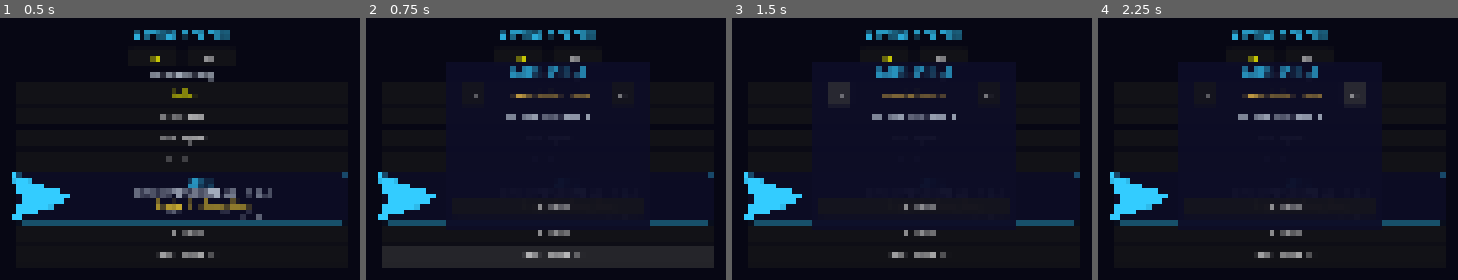
Above: before the commit, frames 1-4 (left to right).
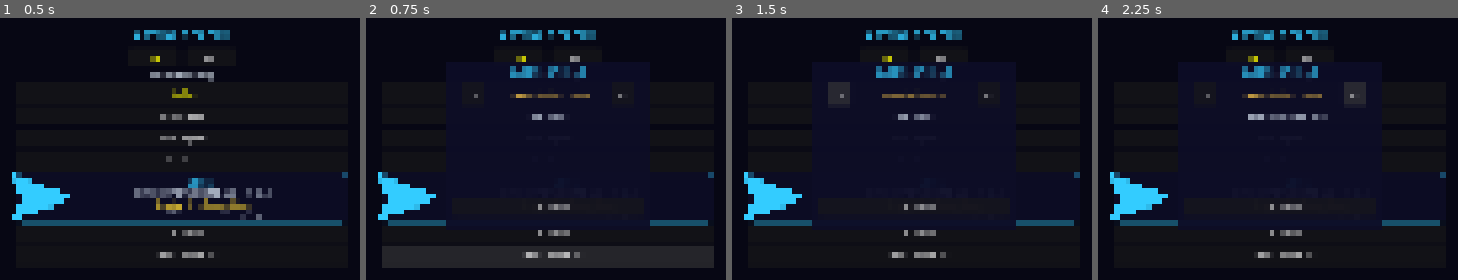
Above: after the commit, the same moments.

Repository: jlromgaz/Astro-Reaper
Game: Godot game, scene res://scenes/ui/main_menu.tscn
Same seed, same stepped clock (60 frames per second), same inputs: the game is played once before the commit and once after it.
Inputs:
- Up to frame 1 (0.5 s): no input
- Up to frame 2 (0.75 s): click "GLOBAL RANKING" at 0.5 s
- Up to frame 3 (1.5 s): click "<" at 1.25 s
- Up to frame 4 (2.25 s): click ">" at 2 s

Frame 1 is identical in both runs. In frame 2, 0.4% of the frame differs, in the area x 38-63%, y 36-39%; in frame 3, 0.4%; in frame 4, 0.4%, in the area x 38-64%, y 36-39%.

Commit message:
fix(ui,pickups,net): magnet violet horseshoe icon, bar label fonts, ranking retry
- magnet drop: own violet palette color + horseshoe icon (was XP-gem green,
  indistinguishable from gems)
- HP/XP bar labels: font 10 so text fits inside the 15px bars on mobile
- ranking: one silent retry on failed fetch and HTTP code in the error text
  (index-building window returned 400 shown as a generic connection error)

Diff:
--- a/scenes/ui/hud.tscn
+++ b/scenes/ui/hud.tscn
@@ -81,6 +81,7 @@
 offset_right = 200.0
 offset_bottom = 35.0
 theme_override_colors/font_color = Color(0.9, 0.95, 1, 1)
+theme_override_font_sizes/font_size = 10
 text = "HP: 100/100"
 horizontal_alignment = 1
 vertical_alignment = 1
@@ -112,6 +113,7 @@
 offset_right = 200.0
 offset_bottom = 60.0
 theme_override_colors/font_color = Color(0.9, 0.95, 1, 1)
+theme_override_font_sizes/font_size = 10
 text = "Level 1 | XP: 0/5"
 horizontal_alignment = 1
 vertical_alignment = 1
--- a/scripts/core/leaderboard.gd
+++ b/scripts/core/leaderboard.gd
@@ -11,6 +11,8 @@
 const API_KEY := "AIzaSyDBhzO4OjTyQxq3SN8E4xnrXloB7991ROI"
 const TOP_LIMIT := 10
 const REQUEST_TIMEOUT := 10.0
+
+var last_http_code: int = 0  # last fetch response code, for diagnosable errors
 
 var _base_url := "https://firestore.googleapis.com/v1/projects/%s/databases/(default)/documents" % PROJECT_ID
 
@@ -54,6 +56,7 @@
 
 func _on_fetch_done(result: int, code: int, body: PackedByteArray) -> void:
 	var ok := result == HTTPRequest.RESULT_SUCCESS and code >= 200 and code < 300
+	last_http_code = code
 	var rows: Array[Dictionary] = []
 	if ok:
 		var json = JSON.parse_string(body.get_string_from_utf8())
--- a/scripts/core/palette.gd
+++ b/scripts/core/palette.gd
@@ -26,6 +26,7 @@
 
 # Pickups & FX
 const XP_GEM := Color(0.30, 1.00, 0.50)
+const MAGNET := Color(0.75, 0.45, 1.00)
 const HEALTH := Color(1.00, 0.30, 0.45)
 const COMET := Color(1.00, 0.90, 0.30)
 const CHEST := Color(1.00, 0.78, 0.10)
--- a/scripts/pickups/pickup_magnet_visual.gd
+++ b/scripts/pickups/pickup_magnet_visual.gd
@@ -1,5 +1,6 @@
 extends Node2D
-## Magnet visual — collapsing concentric rings suggest attraction.
+## Magnet visual — violet horseshoe icon with collapsing rings.
+## Distinct color from XP gems so the rare drop reads at a glance.
 
 const RING_COUNT := 3
 const MAX_RING := 18.0
@@ -17,7 +18,11 @@
 	for i in range(RING_COUNT):
 		var t := fmod(_time * 0.8 + float(i) / float(RING_COUNT), 1.0)
 		var radius := MAX_RING * (1.0 - t)
-		draw_arc(Vector2.ZERO, radius, 0.0, TAU, 24, Color(Palette.XP_GEM, 0.5 * t), 1.5)
-	# Core gem
-	draw_circle(Vector2.ZERO, 5.0, Palette.XP_GEM)
-	draw_circle(Vector2.ZERO, 8.0, Color(Palette.XP_GEM, 0.2))
+		draw_arc(Vector2.ZERO, radius, 0.0, TAU, 24, Color(Palette.MAGNET, 0.5 * t), 1.5)
+
+	# Horseshoe magnet icon: arc opening downward + two legs with white tips
+	draw_arc(Vector2(0, -1.5), 5.5, PI, TAU, 16, Palette.MAGNET, 4.0)
+	draw_line(Vector2(-5.5, -1.5), Vector2(-5.5, 4.0), Palette.MAGNET, 4.0)
+	draw_line(Vector2(5.5, -1.5), Vector2(5.5, 4.0), Palette.MAGNET, 4.0)
+	draw_line(Vector2(-5.5, 4.0), Vector2(-5.5, 6.5), Palette.HIT_FLASH, 4.0)
+	draw_line(Vector2(5.5, 4.0), Vector2(5.5, 6.5), Palette.HIT_FLASH, 4.0)
--- a/scripts/ui/ranking_panel.gd
+++ b/scripts/ui/ranking_panel.gd
@@ -16,6 +16,7 @@
 var _mode_index := 1
 var _highlight_name := ""
 var _highlight_score := -1
+var _retry_left := 1
 var _mode_label: Label
 var _list: Label
 
@@ -82,6 +83,7 @@
 	_mode_index = maxi(0, MODES.find(mode))
 	_highlight_name = hl_name
 	_highlight_score = hl_score
+	_retry_left = 1
 	show()
 	_update_mode_label()
 	show_loading()
@@ -96,6 +98,7 @@
 
 func _on_cycle(delta: int) -> void:
 	_mode_index = posmod(_mode_index + delta, MODES.size())
+	_retry_left = 1
 	_update_mode_label()
 	refresh()
 
@@ -109,8 +112,13 @@
 		return
 	if ok:
 		populate(rows)
-	else:
-		show_error()
+		return
+	# One silent retry covers transient blips (e.g. an index warming up)
+	if _retry_left > 0:
+		_retry_left -= 1
+		get_tree().create_timer(1.5).timeout.connect(refresh)
+		return
+	show_error()
 
 
 func show_loading() -> void:
@@ -118,7 +126,8 @@
 
 
 func show_error() -> void:
-	_list.text = tr("RANKING_ERROR")
+	# The HTTP code turns a vague failure into a diagnosable report
+	_list.text = "%s (%d)" % [tr("RANKING_ERROR"), Leaderboard.last_http_code]
 
 
 func populate(rows: Array) -> void:
--- a/tests/unit/test_ranking_panel.gd
+++ b/tests/unit/test_ranking_panel.gd
@@ -40,6 +40,17 @@
 	assert_false(lines[1].contains("<"), "same name, other score must not highlight")
 
 
+func test_fetch_failure_retries_once_then_shows_code() -> void:
+	var panel := _make_panel()
+	panel.show()
+	Leaderboard.last_http_code = 400
+	panel._on_top_fetched(false, [])
+	assert_eq(panel._list.text, tr("LOADING"), "first failure must retry silently")
+	panel._on_top_fetched(false, [])
+	assert_string_contains(panel._list.text, "(400)",
+		"the HTTP code must be visible so reports are diagnosable")
+
+
 func test_mode_labels_cover_all_modes() -> void:
 	for mode in PANEL_SCRIPT.MODES:
 		assert_true(PANEL_SCRIPT.MODE_LABELS.has(mode), "missing label for %s" % mode)
Not shown, changed: .firebase/hosting.cHVibGlj.cache
Not shown, changed: public/index.html
Not shown, changed: public/index.pck
